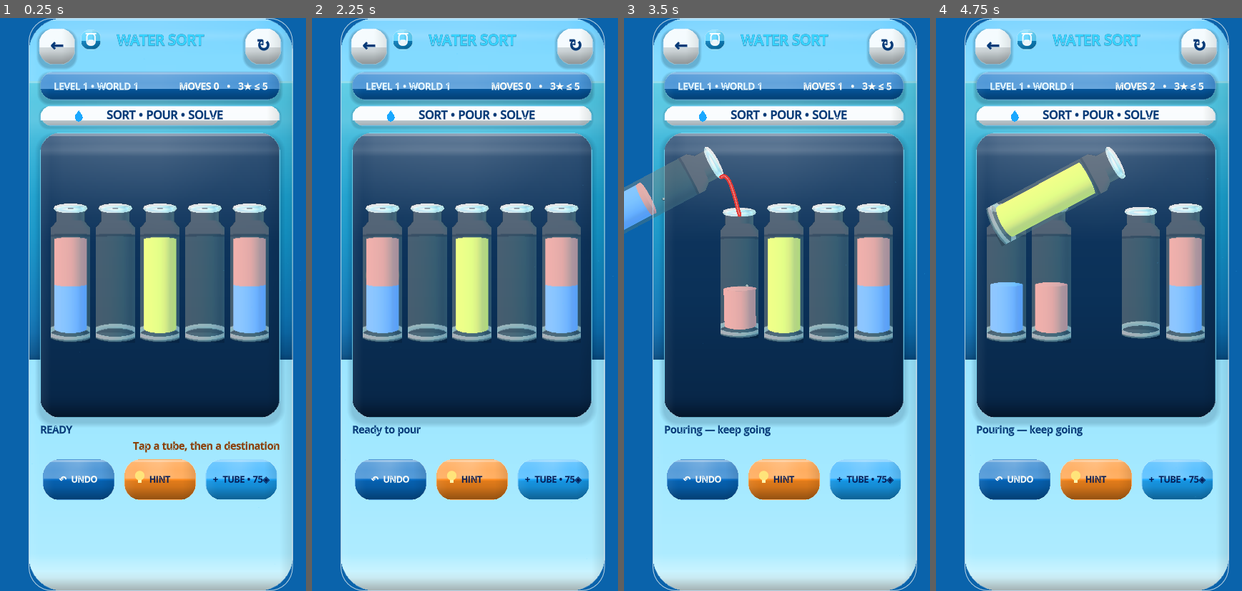
Above: before the commit, frames 1-4 (left to right).
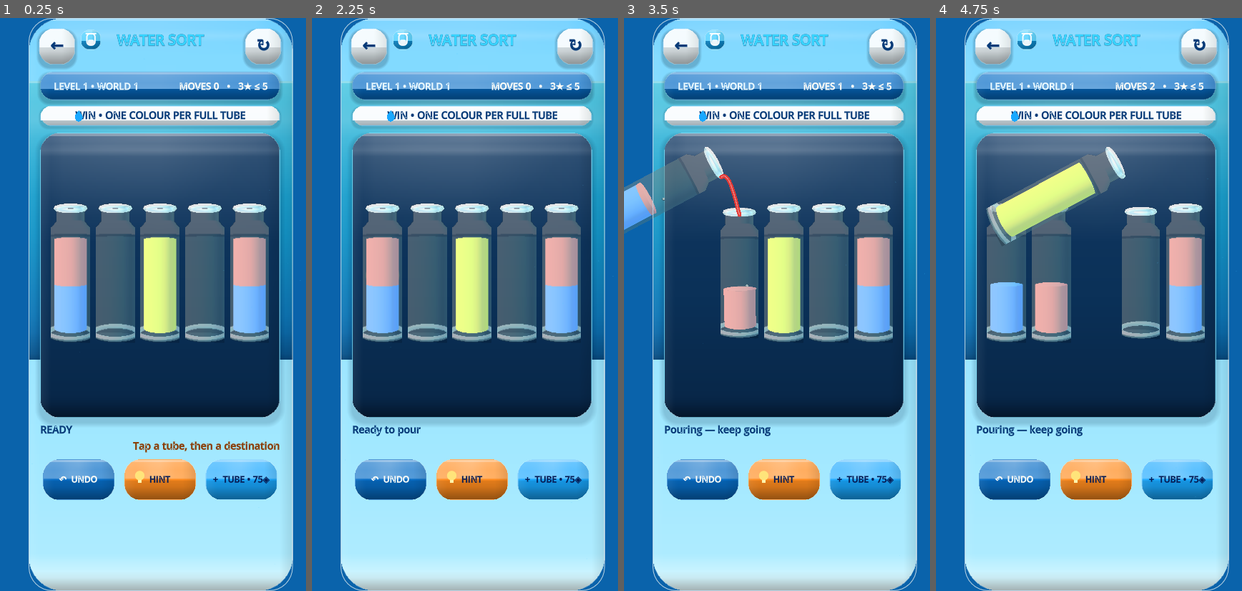
Above: after the commit, the same moments.

Repository: eghosa001/unjam
Game: Godot game, scene res://scenes/WaterSort.tscn
Same seed, same stepped clock (60 frames per second), same inputs: the game is played once before the commit and once after it. This scene is started directly instead of the project's main scene.
Inputs (mouse positions are in pixels of both pictures, inside the frame that each line leads up to):
- Up to frame 1 (0.25 s): no input
- Up to frame 2 (2.25 s): click "←" at 0.5 s; click "↻" at 1.25 s; click (382, 275) at 2.02 s
- Up to frame 3 (3.5 s): click (740, 275) at 2.77 s
- Up to frame 4 (4.75 s): click (1095, 275) at 3.52 s; click (1141, 275) at 4.27 s

The runs differ from the first frame. In frame 1, 0.6% of the frame differs, in the area x 24-81%, y 16-18%; in frame 2, 0.6%; in frame 3, 0.6%; in frame 4, 0.6%.

Commit message:
make Water Sort win condition explicit

Diff:
--- a/scripts/game/water_sort_casual.gd
+++ b/scripts/game/water_sort_casual.gd
@@ -92,10 +92,11 @@
 	RefCanvas.set_rect(objective, 17, 129, 354, 30)
 	objective.mouse_filter = Control.MOUSE_FILTER_IGNORE
 	canvas.add_child(objective)
-	var objective_label := _make_label("SORT • POUR • SOLVE", 16, NAVY, true)
+	var objective_label := _make_label("WIN • ONE COLOUR PER FULL TUBE", 14, NAVY, true)
 	objective_label.name = "WaterObjectiveLabel"
 	objective_label.horizontal_alignment = HORIZONTAL_ALIGNMENT_CENTER
-	RefCanvas.set_rect(objective_label, 76, 129, 250, 30)
+	objective_label.tooltip_text = "Win when every non-empty tube is full and contains only one colour."
+	RefCanvas.set_rect(objective_label, 52, 129, 286, 30)
 	canvas.add_child(objective_label)
 	_add_water_drop_icon(canvas)
 
